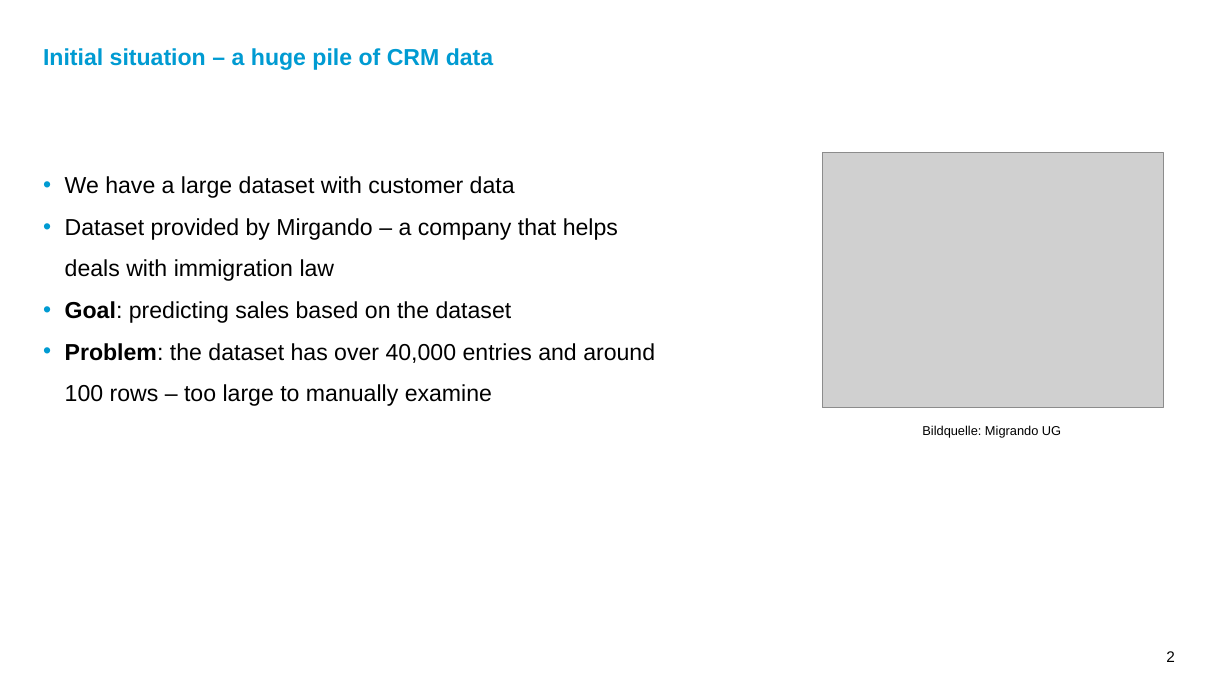
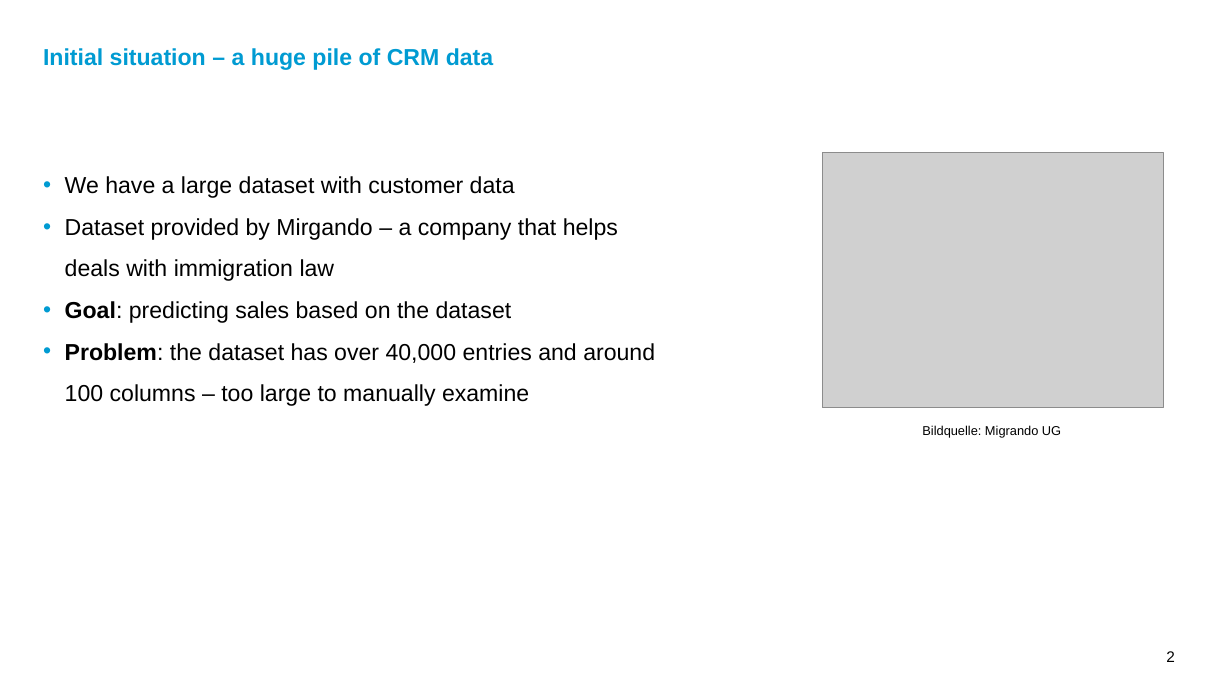
Before and after one commit to ronnyporsch/QuantitativeDataAnalysis, a slide deck: slide 2 of doc/presentation.pptx. Drawn at 1232x693 pixels with LibreOffice and Linux fonts; fonts in the diff are those of the drawing; grey boxes stand for pictures; background and template pictures are left out. Boxes give left, top, right and bottom in pixels: in the first picture for what was removed or moved away, otherwise in the second. Text is boxed around its words. In the diff, an @@ line names an element or a change of style, - is before the commit and + after.

```diff
--- a/doc/presentation.pptx
+++ b/doc/presentation.pptx
@@ subtitle at bbox=[65, 343, 655, 406]: text changed @@
-• Problem: the dataset has over 40,000 entries and around 100 rows – too large to manually examine
+• Problem: the dataset has over 40,000 entries and around 100 columns – too large to manually examine
```
Also in this commit, not shown: 4 other slides changed.
